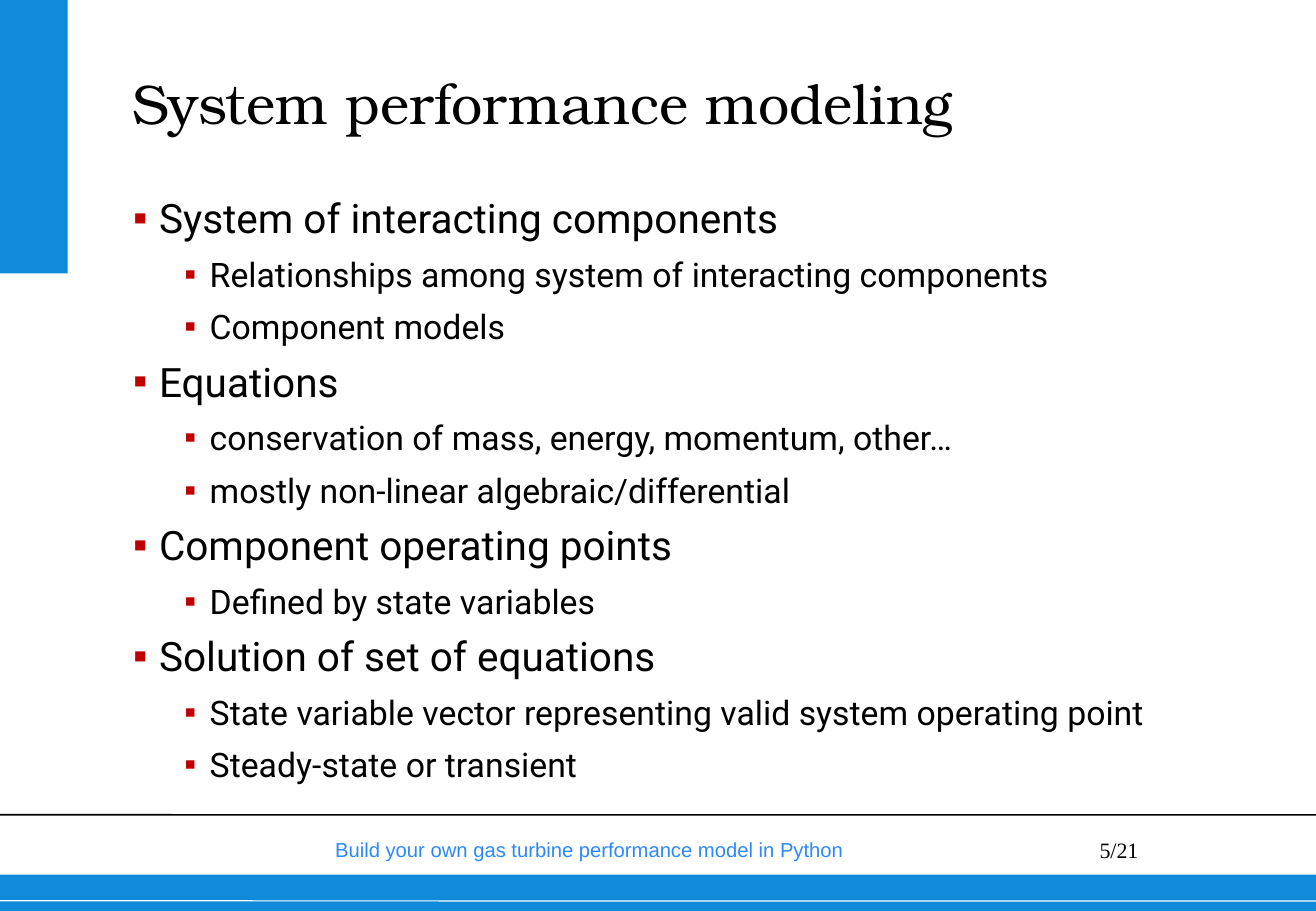
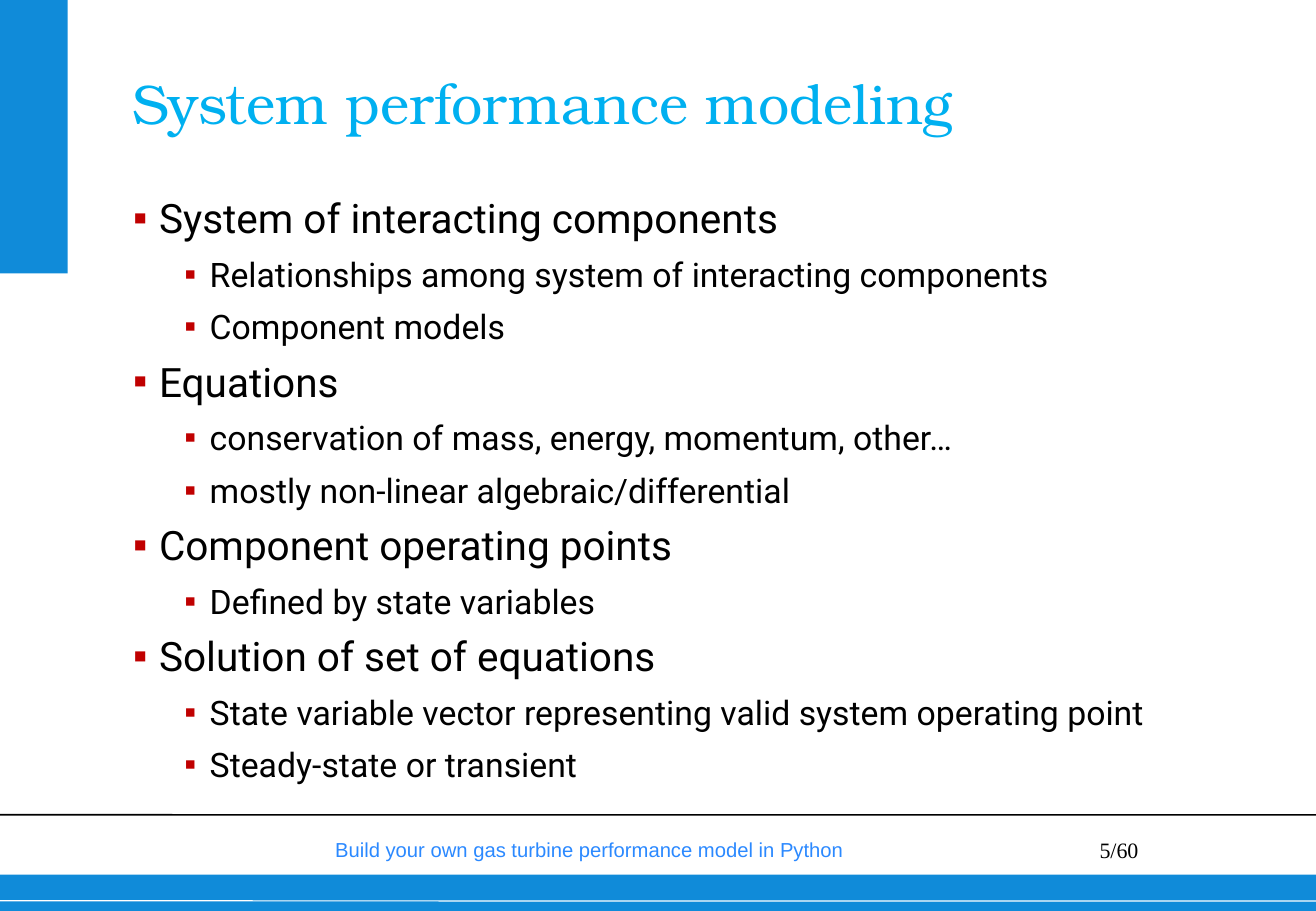
Before and after one commit to wvisser1958/GSPy, a slide deck: slide 5 of doc/Build your own gas turbine performance model from scratch.pptx. Drawn at 1316x911 pixels with LibreOffice and Linux fonts; fonts in the diff are those of the drawing; background and template pictures are left out. Boxes give left, top, right and bottom in pixels: in the first picture for what was removed or moved away, otherwise in the second. Text is boxed around its words. In the diff, an @@ line names an element or a change of style, - is before the commit and + after.

```diff
--- a/doc/Build your own gas turbine performance model from scratch.pptx
+++ b/doc/Build your own gas turbine performance model from scratch.pptx
@@ title "System performance modeling" at [132,83,953,137]: text colour #000000 to #00B0F0 @@
@@ page number at [1100,843,1139,859]: text changed @@
-5/21
+5/60
```
Also in this commit, not shown: 11 other slides changed, 15 slides added, 29 slides removed, 2 other files.
